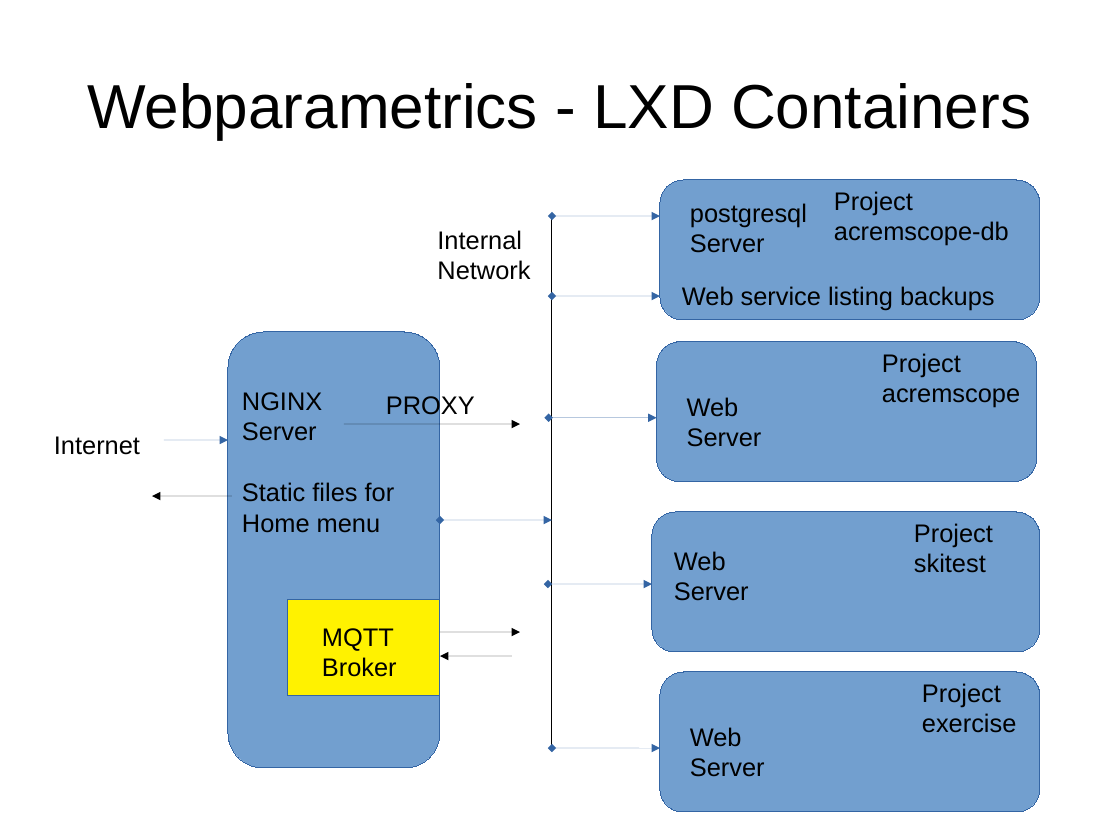
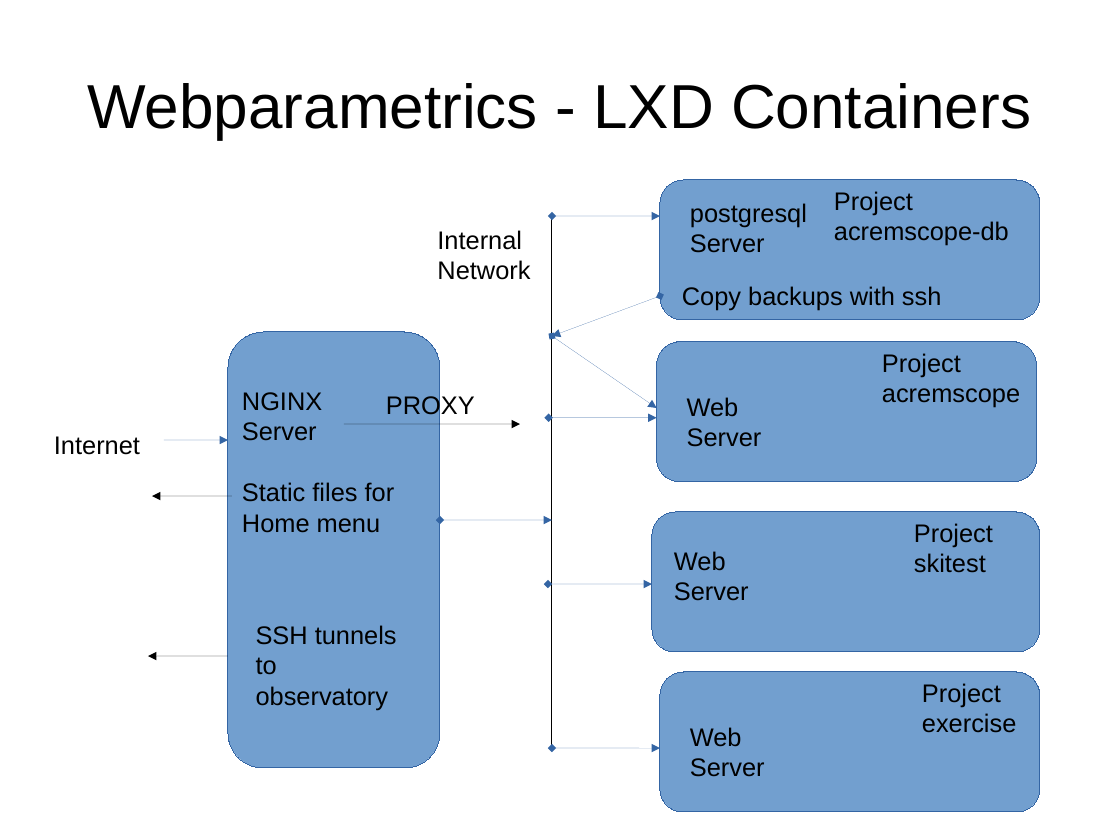
Before and after one commit to bernie-skipole/webparametrics, a slide deck: slide 1 of webparametrics.odp. Drawn at 1120x840 pixels with LibreOffice and Linux fonts; fonts in the diff are those of the drawing. Boxes give left, top, right and bottom in pixels: in the first picture for what was removed or moved away, otherwise in the second. Text is boxed around its words. In the diff, an @@ line names an element or a change of style, - is before the commit and + after.

Commit message:
Updated to remove web service on acremscope-db

```diff
--- a/webparametrics.odp
+++ b/webparametrics.odp
@@ double arrow moved from (552, 296) - (661, 296) to (661, 296) - (552, 336) @@
@@ text at (682,286,941,311): text changed @@
-Web service listing backups
+Copy backups with ssh
@@ double arrow added from (552, 336) to (657, 409), #3465A4 0 pt @@
@@ text added at (256,625,397,710), 18 pt, text #000000 @@
+SSH tunnels
+to observatory
@@ rectangle removed at (288,601,440,696) @@
@@ text removed at (322,628,397,677) @@
-MQTT Broker
@@ arrow moved from (440, 632) - (520, 632) to (228, 657) - (148, 657) @@
@@ arrow removed from (512, 657) to (440, 657) @@
```
Also in this commit, not shown: 3 other files.
